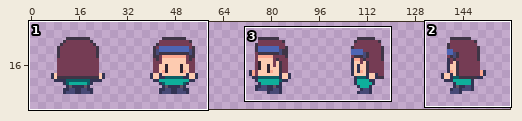
A pixel-art file gets an edit: Assets/Art/Avatar/S_ENT_Avatar.aseprite. The first picture is a wide view before the edit; the outline marks the close-up.
Close-up. As it was:
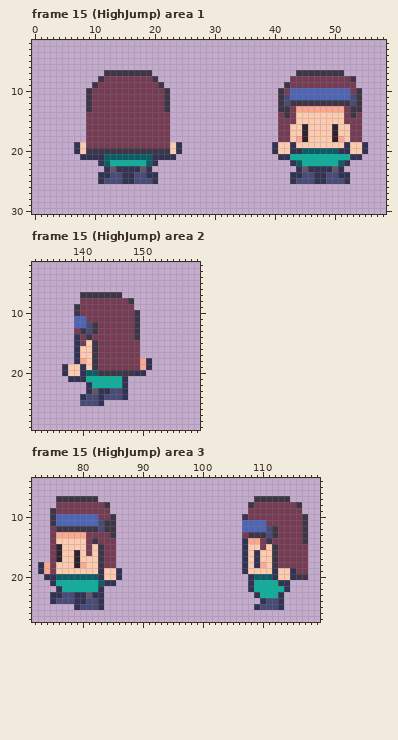
160x32 pixels, 33 frames. Shown: frame 15 (HighJump) area 1: x 0..58, y 2..30; frame 15 (HighJump) area 2: x 132..159, y 2..29; frame 15 (HighJump) area 3: x 72..119, y 4..27. The wide view leaves out empty margins. The commit also changed other frames or places, which this record leaves out.
After:
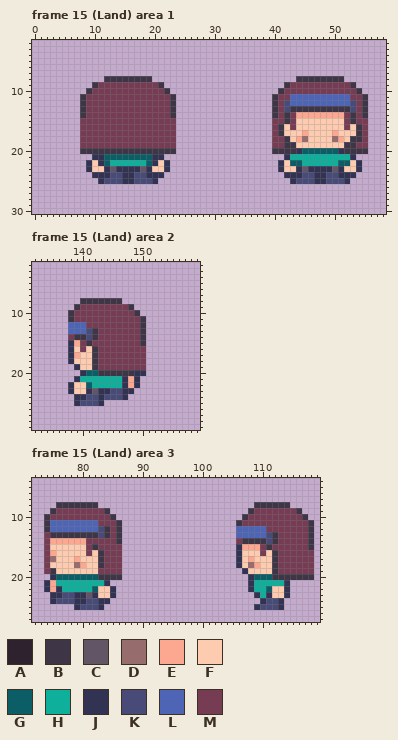
Palette (. is transparent): A #2e222f  B #3e3546  C #625565  D #966c6c  E #fca790  F #fdcbb0  G #0b5e65  H #0eaf9b  J #323353  K #484a77  L #4d65b4  M #753c54
Edits made:
Changed rows in their new state; - is an unchanged pixel.
Frame 15 (Land) area 1:
first column x 7:
 7 -----........------------------------........----
 8 ----.BBBBBBBB.----------------------.BBBBBBBB..--
 9 ----------------------------------------------B--
10 ------------------------------------MMMMMMMMMM---
11 -BM------------MB----------------BMM----------MMB
12 -BM------------MB----------------BM-LLLLLLLLLL-MB
13 -BM------------MB----------------BMKBBBBBBBBBBKMB
14 -B--------------B----------------B---EEEEEEEE---B
15 -M--------------M----------------M-B----------B-M
16 -M--------------M----------------MBFM-F----F-MFBM
17 -M--------------M----------------MBF--E----E--FBM
18 -M--------------M----------------M-B--D----D--BBM
19 .M--------------M.---------------MMBB--------BBMM
20 .B--------------B.---------------BBBB--------BBBB
21 -..------------..-----------------.------------.-
22 --JF----------FJ------------------JFG--------GFJ-
23 --JFF--------FFJ------------------JFF--------FFJ-
24 ---J----------J--------------------J----------J--
Frame 15 (Land) area 2:
first column x 137:
 7 ---.......-----
 8 ---BBBBBBB..---
 9 -----------B---
10 -BM------------
11 -BMM--------MB-
12 -L--MM------MB-
13 -LLL--------MB-
14 -MBBKB------MB-
15 -JE-BM-------B-
16 -JFM---------M-
17 -JE----------M-
18 -JFF---------M.
19 ..JF---------M.
20 ...------------
21 -.-H-------EJ--
22 -JFFG------EJ--
23 -JFF-------J---
24 --J------------
25 --J------------
Frame 15 (Land) area 3:
first column x 73:
 7 ---.......--------------------------......----
 8 ---BBBBBBB..-----------------------.BBBBBB..--
 9 -----------B-----------------------B-------B--
10 -BMMMMMMMM------------------------------------
11 -BL-------MMMB-------------------BMMMM------MB
12 -BLLLLLLLL--MB-------------------L----MM----MB
13 -MBBBBBBBBKBMB-------------------LLLLL------MB
14 -MEEEEEE-M---B-------------------MBBBBKB----MB
15 -MFF-----BM--M-------------------JEEE-BM-----B
16 -MEF--F------M-------------------JF-FM-------M
17 -MDF--E------M-------------------JFEF--------M
18 .MF---D------M-------------------JFDEF-------M
19 .MB-------MMMM-------------------------BMMM--M
20 -.--------BBBB-------------------------BBBB--B
21 -JE-------H-.---------------------------H-----
22 -JE------GFFJ-------------------------GFF-----
23 ----------FFJ-------------------------JFFJ----
24 -----------J----------------------------------
Boxes around the changes in both close-ups, in picture pixels (x1, y1, x2, y2):
changed: (74, 70, 182, 178)
changed: (272, 70, 368, 178)
changed: (62, 292, 152, 406)
changed: (38, 496, 122, 604)
changed: (236, 496, 314, 598)
